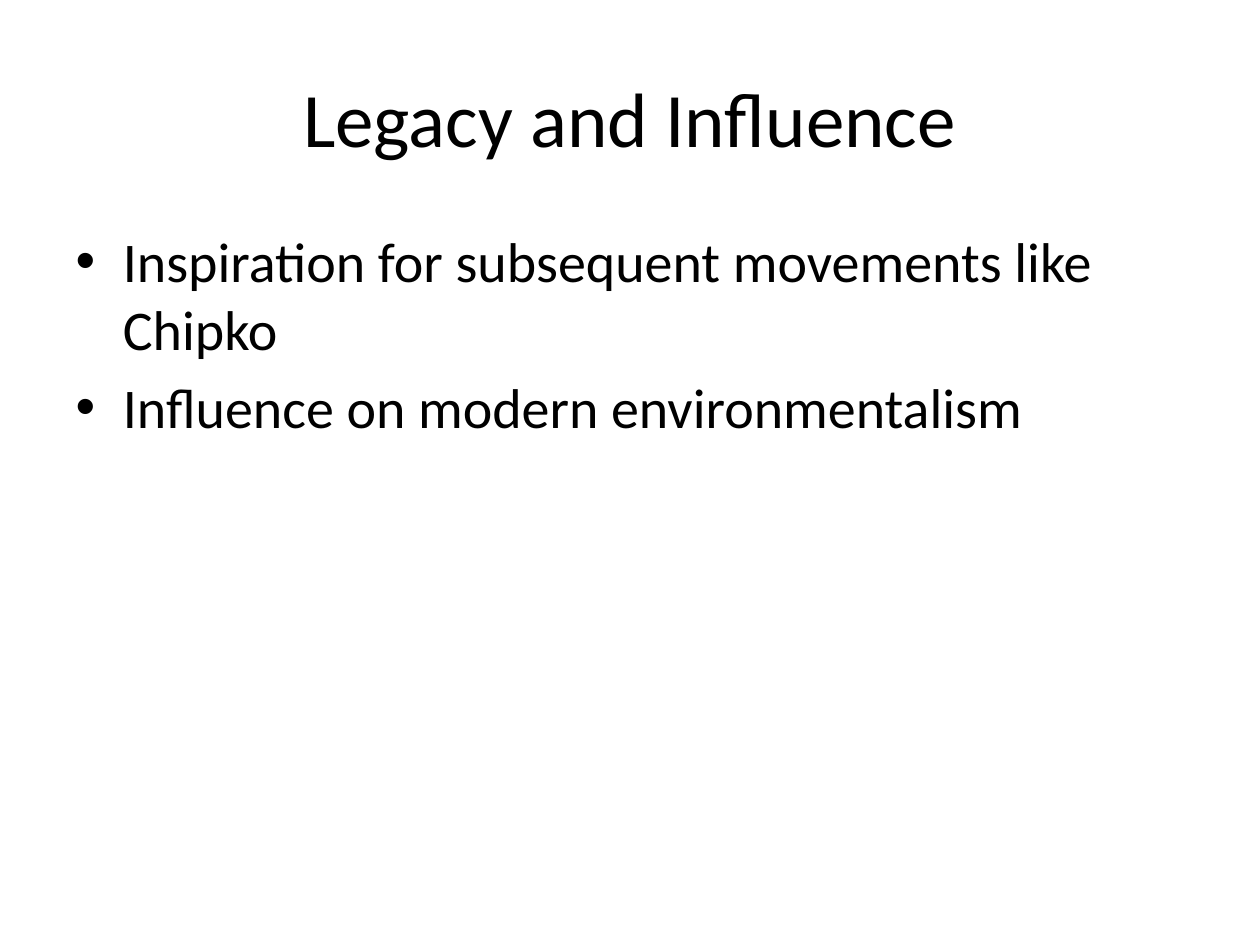
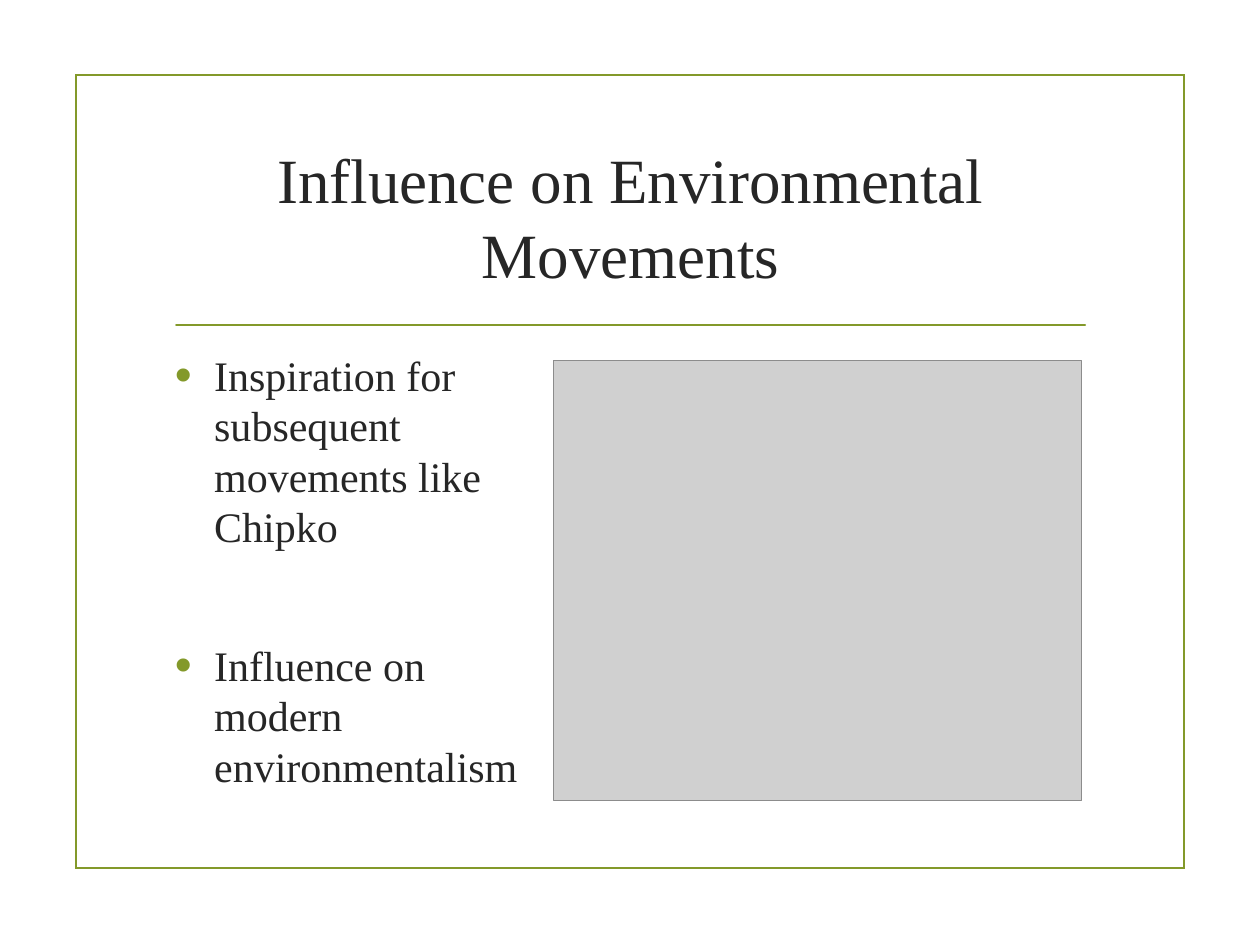
Before and after one commit to imvickykumar999/Visual-Basic-Analysis-PowerPoint, a slide deck: slide 6 of chatgpt4/Bishnoi_Movement_Presentation.pptx. Drawn at 1260x945 pixels with LibreOffice and Linux fonts; fonts in the diff are those of the drawing; grey boxes stand for pictures; background and template pictures are left out. Boxes give left, top, right and bottom in pixels: in the first picture for what was removed or moved away, otherwise in the second. Text is boxed around its words. In the diff, an @@ line names an element or a change of style, - is before the commit and + after.

```diff
--- a/chatgpt4/Bishnoi_Movement_Presentation.pptx
+++ b/chatgpt4/Bishnoi_Movement_Presentation.pptx
@@ rectangle added at (x1=77, y1=74, x2=1184, y2=868), outline #83992A 1.25 pt @@
@@ title at (x1=277, y1=158, x2=983, y2=279): text changed; size 44 to 36 pt; font Calibri to Times New Roman; text colour #000000 to #262626 @@
-Legacy and Influence
+Influence on Environmental Movements
@@ line added from (176, 325) to (1085, 325), #83992A 1.25 pt @@
@@ text "Inspiration for subsequent movements like ..." moved from (x1=123, y1=243, x2=1091, y2=429) to (x1=214, y1=361, x2=517, y2=783) @@
@@ text "Inspiration for subsequent movements like ..." at (x1=214, y1=361, x2=517, y2=783): size 32 to 24 pt, font Calibri to Times New Roman, text colour #000000 to #262626; indent changed; more space between paragraphs @@
@@ picture added at (x1=554, y1=360, x2=1082, y2=801) @@
```
Also in this commit, not shown: 5 other slides changed, 4 slides added, 4 slides removed.
